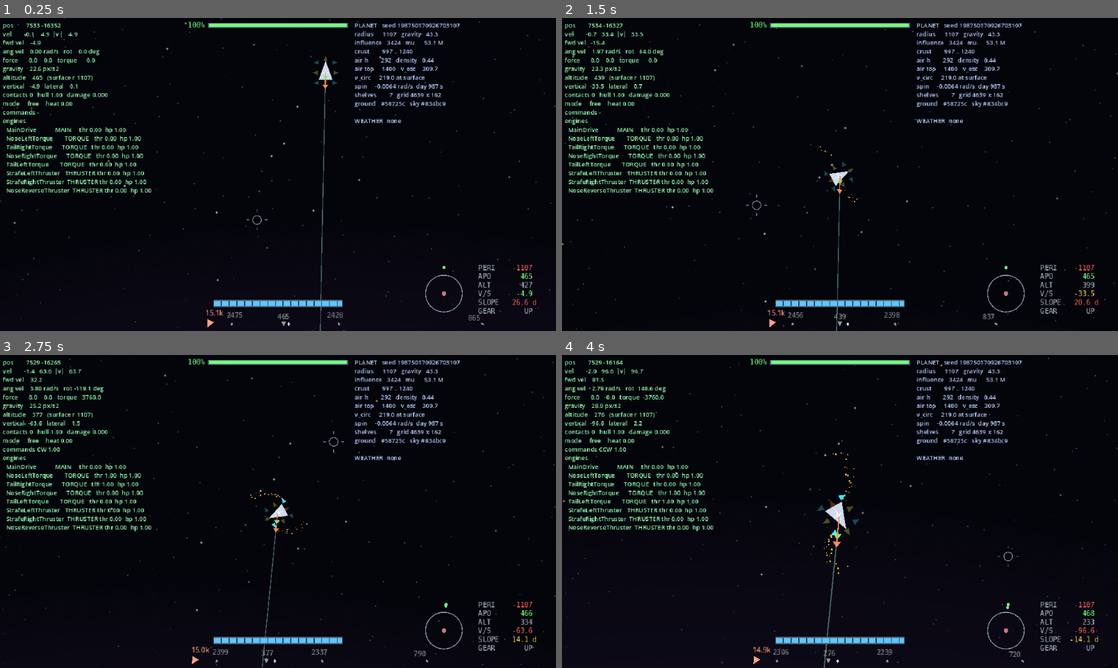
Above: before the commit, frames 1-4 (two rows, left to right).
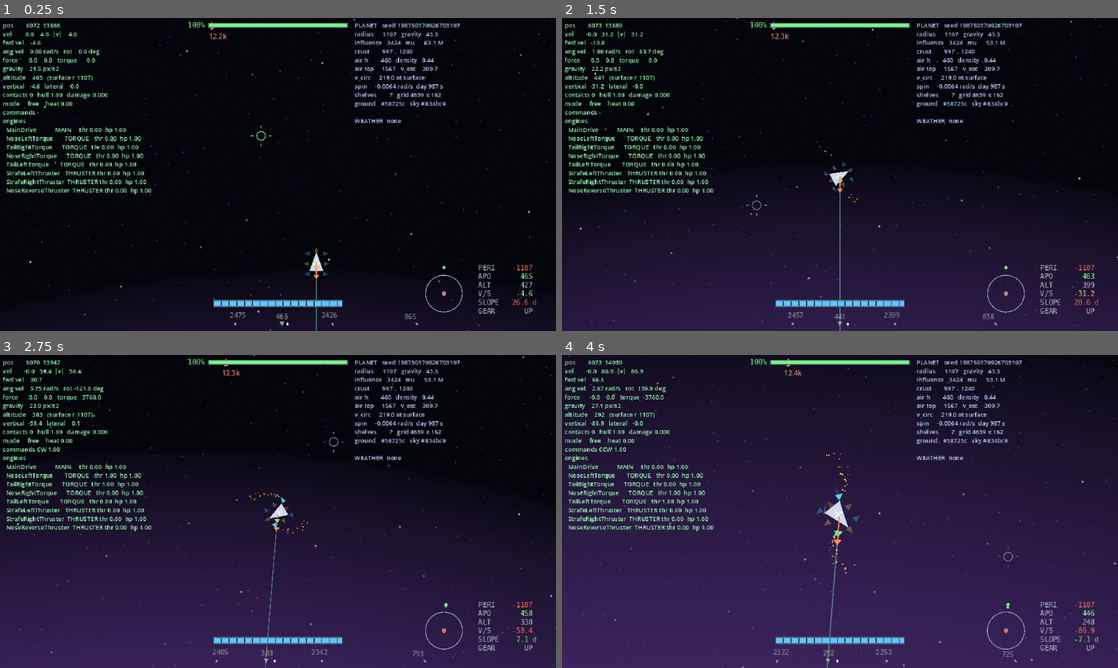
Above: after the commit, the same moments.

Repository: wroniasty/stardust
Game: Godot game, scene res://scenes/world.tscn
Same seed, same stepped clock (60 frames per second), same inputs: the game is played once before the commit and once after it.
Inputs (mouse positions are in pixels of both pictures, inside the frame that each line leads up to):
- Up to frame 1 (0.25 s): no input
- Up to frame 2 (1.5 s): tap Enter (ui_accept) at 0.5, 0.77 s; move the mouse to (962, 158) at 0.52 s; hold D (rotate_right) 0.53-1.25 s; hold B (boost) 0.53-1.25 s; click (962, 158) at 0.67 s; drag from (728, 190) to (812, 237) at 1.27 s
- Up to frame 3 (2.75 s): move the mouse to (333, 442) at 2.02 s; hold D (rotate_right) from 2.03 s (still down); tap Left (camera_rotate_left) at 2.1 s
- Up to frame 4 (4 s): release D (rotate_right) at 2.75 s; drag from (812, 574) to (673, 464) at 2.77 s; move the mouse to (1006, 558) at 3.52 s; hold A (rotate_left) from 3.53 s (still down); hold = (camera_zoom_in) from 3.53 s (still down); tap Enter (ui_accept) at 3.77 s

The runs differ from the first frame. In frame 1, 1.4% of the frame differs, in the area x 0-100%, y 0-100%; in frame 2, 37%; in frame 3, 51%; in frame 4, 87%.

Commit message:
Wells are patched, not summed, so a planet can be orbited
Reported from the cockpit: you cannot get into orbit round a planet.
Measured over three minutes, integrated the way the solver does: a
circular orbit at 1.6 planet radii came down into the ground, and orbits
at 2.6 and 4.0 radii left the well entirely. The same orbits with the
star taken out held to a tenth of a per cent.

The cause is not a tuning number. In a real system a ship orbiting a
planet barely feels the star, because the planet is falling towards the
star at the same rate and only the tide is left over. Ours are nailed
down, so a plain sum hands the ship the star's full pull and the planet
none of it -- a steady shove in one direction, not a perturbation. At
1.43 px/s^2 over a 54-second orbit that is two thousand pixels of
displacement per lap, more than the orbit radius.

So the wells are patched instead. Inside a body's well that body pulls
and the ones outside do not, which is what "the planet is carrying you"
has to look like when the planet cannot carry you. The seam is the fade
each well already has at its own edge, so a body hands the ship over
exactly as fast as it lets go. Orbits now hold to 0.1%, and the biggest
step in the field across the boundary is 0.25 of 5.28 px/s^2 -- a
gradient, not a cliff. Both are pinned.

This is also the answer to shrinking the star's reach so it misses the
planets: one radius cannot, because the planets are at different
distances, and a radius inside the first orbit would delete the star
from exactly where it should pull. The star's reach has holes in it
shaped like the planets' wells, which needs no number at all.

The orbit panel goes back to bodies with ground on them. Under patched
wells the star's panel was honest -- a ship between the orbits really is
on an exact conic round the star -- and useless, because there is
nowhere in a system outside the star's reach, so it was up the whole
time. A readout that is always on is one nobody reads.

The map now draws each body's air and its well: the two circles an
approach is about, and both only once they are bigger than the marker
standing in for the body. Atmosphere height moved into the model to make
that possible -- it is an orbital quantity, being what separates an
orbit that lasts from one that decays, and the map draws worlds nobody
has built. Its roll has one home now, and a test checks the ring the map
draws is the air the planet turns out to have.

842 assertions, no errors.

Co-Authored-By: Claude Opus 5 <noreply@anthropic.com>

Diff:
--- a/scripts/flight_hud.gd
+++ b/scripts/flight_hud.gd
@@ -113,14 +113,22 @@
 ## because outside that the conic it would draw is not the path the ship
 ## is on.
 ##
-## Any gravity source, not only a planet. Out between the orbits the star
-## is the one thing pulling, so the orbit panel belongs to it there -- and
-## before this it simply vanished, leaving the pilot with a direction
-## arrow while actually falling round something.
+## The body whose well the ship is in, and only if it is a body with
+## ground on it.
+##
+## The star is left out deliberately, and it was in for one commit. Under
+## patched wells a ship between the orbits really is falling round the
+## star on an exact conic, so the panel was honest -- and useless. It was
+## up the whole time, because there is nowhere in a system that is not
+## inside the star's reach, and a readout that is always on is a readout
+## nobody looks at. An orbit diagram earns its place when there is
+## something to arrive at; crossing between planets, the question is
+## which way and how fast, and that is the transfer widget's job.
 func host() -> GravityWell:
 	if _ship == null or not is_instance_valid(_ship):
 		return null
-	return GravityWell.dominant_at(get_tree(), _ship.global_position)
+	var local: GravityWell = GravityWell.local_at(get_tree(), _ship.global_position)
+	return local if local != null and local.has_ground() else null
 
 
 func _draw_hud() -> void:
--- a/scripts/gravity_well.gd
+++ b/scripts/gravity_well.gd
@@ -94,14 +94,79 @@
 	return wells
 
 
-## Sums the pull of every source that reaches `point`.
+## The pull at `point`: the body whose well it is in, and the ones further
+## out only to the extent that body has let go of it.
+##
+## **Not a sum, and the reason is that our planets do not move.** In a real
+## system a ship in orbit round a planet barely feels the star, because the
+## planet is falling towards the star at the same rate and only the
+## difference across the orbit -- the tide -- is left. Ours are nailed down
+## (IDEAS.md "Planety nie okrazaja gwiazdy"), so a plain sum gives the ship
+## the star's full pull while the planet takes none of it, and that is not
+## a perturbation, it is a steady shove in one direction.
+##
+## Measured, before this: a circular orbit at 1.6 planet radii came down
+## into the ground inside three minutes, and orbits at 2.6 and 4.0 radii
+## left the well entirely. The same orbits with the star taken out held to
+## a tenth of a per cent. A ship could not orbit a planet at all.
+##
+## So the wells are patched rather than added. Inside a body's well that
+## body pulls and the ones outside it do not, which is what "the planet is
+## carrying you" looks like when the planet cannot actually carry you. The
+## seam is the fade each well already has at its own edge: a body hands the
+## ship over exactly as fast as it lets go, so the field stays continuous
+## and nothing kicks on the way across.
 static func pull_at(tree: SceneTree, point: Vector2) -> Vector2:
+	return pull_from(all(tree), point)
+
+
+## The same, from a list gathered once. The trajectory predictor steps
+## hundreds of times and cannot afford a group lookup each step -- and has
+## to arrive at the same answer the ship does, so it calls the same code.
+static func pull_from(wells: Array[GravityWell], point: Vector2) -> Vector2:
+	var reaching: Array[GravityWell] = []
+	for well: GravityWell in wells:
+		if well.global_position.distance_to(point) < well.influence_radius:
+			reaching.append(well)
+	# Innermost first, by how far each reaches: a moon's well is inside its
+	# planet's, which is inside the star's. Sorting by reach rather than by
+	# distance is what makes that hold wherever in the well the ship is.
+	reaching.sort_custom(func(a: GravityWell, b: GravityWell) -> bool:
+		return a.influence_radius < b.influence_radius
+	)
+
 	var total: Vector2 = Vector2.ZERO
-	for source: Node in tree.get_nodes_in_group(GROUP):
-		var well: GravityWell = source as GravityWell
-		if well != null:
-			total += well.gravity_at(point)
+	var share: float = 1.0
+	for well: GravityWell in reaching:
+		total += well.gravity_at(point) * share
+		share *= 1.0 - well.hold_at(point)
+		if share <= 0.0:
+			break
 	return total
+
+
+## How firmly this well holds `point`: one well inside it, nought at its
+## edge and beyond. What is left over is what the next body out gets.
+func hold_at(point: Vector2) -> float:
+	var distance: float = global_position.distance_to(point)
+	if distance >= influence_radius:
+		return 0.0
+	return _edge_falloff(distance)
+
+
+## The innermost well `point` is inside, or null out in the dark.
+##
+## "Innermost" by reach, not by distance, for the same reason as above: a
+## ship low over a moon is nearer the moon than the planet, but it is the
+## narrower well that owns it either way.
+static func local_at(tree: SceneTree, point: Vector2) -> GravityWell:
+	var best: GravityWell = null
+	for well: GravityWell in all(tree):
+		if well.global_position.distance_to(point) >= well.influence_radius:
+			continue
+		if best == null or well.influence_radius < best.influence_radius:
+			best = well
+	return best
 
 
 ## Whether this body has a surface worth talking about: ground to land
@@ -122,28 +187,6 @@
 ## and has a surface to speak of.
 func surface_velocity_at(_point: Vector2) -> Vector2:
 	return Vector2.ZERO
-
-
-## The well that pulls hardest at `point`, if `point` is inside its reach.
-##
-## Not the nearest body: the nearest is always *some* body, and a conic
-## drawn around one that is not pulling here is a picture of a path the
-## ship is not on. Hardest-pulling is the honest answer and it needs no
-## special case for the star -- inside a planet's well the planet wins by
-## WELL_DOMINANCE because the layout made sure of it, and out between the
-## orbits the star is the only thing left.
-static func dominant_at(tree: SceneTree, point: Vector2) -> GravityWell:
-	var best: GravityWell = null
-	var strongest: float = 0.0
-	for source: Node in tree.get_nodes_in_group(GROUP):
-		var well: GravityWell = source as GravityWell
-		if well == null:
-			continue
-		var pull: float = well.gravity_at(point).length()
-		if pull > strongest:
-			strongest = pull
-			best = well
-	return best
 
 
 ## Radius above which nothing solid can exist. The surface, unless the body
--- a/scripts/planet.gd
+++ b/scripts/planet.gd
@@ -208,6 +208,7 @@
 		descriptor.radius,
 		descriptor.surface_gravity,
 		descriptor.well_radius,
+		descriptor.atmosphere_height,
 	)
 	_prebuilt = true
 
@@ -250,6 +251,7 @@
 		descriptor.radius,
 		descriptor.surface_gravity,
 		descriptor.well_radius,
+		descriptor.atmosphere_height,
 	)
 	rebuild()
 	global_position = descriptor.position_at(at_time)
@@ -443,6 +445,16 @@
 const GRAVITY_RANGE: Vector2 = Vector2(25.0, 60.0)
 const INFLUENCE_RATIO: Vector2 = Vector2(3.5, 6.0)
 
+## How often a world comes out airless, and how deep the air is otherwise
+## as a fraction of the surface radius.
+##
+## Named for the same reason as the three above: the system model rolls
+## this one too, because how much air a world has is a question an orbit
+## asks (it is what separates a decaying orbit from a lasting one) and the
+## map wants to draw it for worlds that have not been built yet.
+const AIRLESS_CHANCE: float = 0.2
+const AIR_RATIO: Vector2 = Vector2(0.25, 0.45)
+
 
 ## Rolls every parameter from a seed and builds the planet from them.
 ##
@@ -462,11 +474,21 @@
 ## thrown away when overridden, so the random stream stays aligned: the
 ## same seed gives the same terrain, weather and colours whether the size
 ## came from the system or from the roll.
+## How deep this world's air is, or zero for an airless rock. Static so
+## that the system model can roll it for a planet nobody has built yet --
+## the map draws the air of worlds that are still only descriptors.
+static func roll_air(rng: RandomNumberGenerator, radius: float) -> float:
+	if rng.randf() < AIRLESS_CHANCE:
+		return 0.0
+	return radius * rng.randf_range(AIR_RATIO.x, AIR_RATIO.y)
+
+
 func roll_parameters(
 	new_seed: int,
 	forced_radius: float = 0.0,
 	forced_gravity: float = 0.0,
 	forced_well: float = 0.0,
+	forced_air: float = -1.0,
 ) -> void:
 	planet_seed = new_seed
 
@@ -485,12 +507,12 @@
 	)
 	influence_radius = rolled_well if forced_well <= 0.0 else forced_well
 
-	if rng.randf() < 0.2:
-		atmosphere_height = 0.0
-		atmosphere_density = 0.0
-	else:
-		atmosphere_height = surface_radius * rng.randf_range(0.25, 0.45)
-		atmosphere_density = rng.randf_range(0.4, 1.0)
+	var rolled_air: float = roll_air(rng, surface_radius)
+	var thickness: float = rng.randf_range(0.4, 1.0)
+	atmosphere_height = rolled_air if forced_air < 0.0 else forced_air
+	# Airless is one fact, not two: a world with no air has no density
+	# either, however the density roll came out.
+	atmosphere_density = 0.0 if atmosphere_height <= 0.0 else thickness
 
 	surface_color = Color.from_hsv(rng.randf(), rng.randf_range(0.15, 0.45), rng.randf_range(0.30, 0.55))
 	atmosphere_color = Color.from_hsv(rng.randf(), rng.randf_range(0.30, 0.70), rng.randf_range(0.60, 0.95))
--- a/scripts/ship.gd
+++ b/scripts/ship.gd
@@ -1797,7 +1797,8 @@
 	return _gravity
 
 
-## Sums the pull of every gravity source that reaches `point`.
+## The pull of whatever owns `point`: see GravityWell.pull_at, which is
+## patched rather than summed because our planets do not move.
 func gravity_acceleration_at(point: Vector2) -> Vector2:
 	return GravityWell.pull_at(get_tree(), point)
 
--- a/scripts/star_system.gd
+++ b/scripts/star_system.gd
@@ -267,6 +267,7 @@
 	planet.display_name = "%s %s" % [display_name, char(98 + index)]
 	planet.radius = rng.randf_range(Planet.RADIUS_RANGE.x, Planet.RADIUS_RANGE.y)
 	planet.surface_gravity = rng.randf_range(Planet.GRAVITY_RANGE.x, Planet.GRAVITY_RANGE.y)
+	planet.atmosphere_height = Planet.roll_air(rng, planet.radius)
 	planet.set_parent_body(star)
 	star.children.append(planet)
 	bodies.append(planet)
@@ -318,6 +319,7 @@
 	moon.surface_gravity = rng.randf_range(
 		Planet.GRAVITY_RANGE.x, Planet.GRAVITY_RANGE.y * 0.6
 	)
+	moon.atmosphere_height = Planet.roll_air(rng, moon.radius)
 	moon.set_parent_body(planet)
 	moon.orbit_radius = planet.radius * rng.randf_range(MOON_ORBIT.x, MOON_ORBIT.y)
 	moon.orbit_phase = rng.randf() * TAU
--- a/scripts/system_body.gd
+++ b/scripts/system_body.gd
@@ -45,6 +45,14 @@
 ## only thing that knows, so the layout decides -- same reason radius and
 ## gravity live here (IDEAS.md "Gwiazda: ciagnie wszedzie").
 var well_radius: float = 0.0
+
+## How deep this body's air is, in pixels, or zero for an airless rock.
+## Negative means nobody has decided yet and the body should roll its own.
+##
+## Here because an orbit asks about it -- air is what separates an orbit
+## that lasts from one that decays -- and because the map draws it for
+## worlds that have never been built.
+var atmosphere_height: float = -1.0
 
 ## What it goes round, or null for the star.
 ##
--- a/scripts/system_map.gd
+++ b/scripts/system_map.gd
@@ -63,6 +63,11 @@
 ## the only window onto what the streaming manager is doing.
 const LIVE: Color = Color(0.92, 0.94, 0.97)
 const MODELLED: Color = Color(0.52, 0.56, 0.62)
+
+## The air, in the colour air is. Not the body's own colour: the two
+## rings round a planet say different things, and telling them apart at a
+## glance is the only reason to draw both.
+const AIR: Color = Color(0.45, 0.70, 1.00)
 
 ## Marker sizes, by kind. A star is a disc, a planet a ring, a moon a small
 ## ring, a station a square: shapes rather than colours, because at eight
@@ -371,6 +376,23 @@
 	if body == _picked:
 		colour = PICK
 
+	# How far this body reaches, drawn before the body so the body sits on
+	# top of its own rings. Both are things a pilot plans against rather
+	# than looks at: the well is where a transfer stops being a straight
+	# line and starts being an arrival, and the air is where aerobraking
+	# begins and where an orbit stops lasting.
+	#
+	# Each appears only once it is bigger than the marker standing in for
+	# the body, which at system scale is never -- a well is a few thousand
+	# pixels against a system of hundreds of thousands. Zoom to a planet
+	# and they are the two circles the approach is about.
+	var well: float = body.well_radius * scale
+	if well > PLANET_SIZE + 2.0:
+		_dotted_ring(at, well, Color(colour, 0.35))
+	var air: float = (body.radius + maxf(body.atmosphere_height, 0.0)) * scale
+	if body.atmosphere_height > 0.0 and air > PLANET_SIZE + 1.5:
+		_canvas.draw_arc(at, air, 0.0, TAU, 48, Color(AIR, colour.a), 1.0)
+
 	# The body's real size, once the map is close enough for it to be
 	# bigger than the marker standing in for it. At system scale a planet
 	# is a tenth of a pixel and the marker is all there is; zoomed to a
@@ -393,6 +415,19 @@
 				false,
 				1.0,
 			)
+
+
+## A ring of short strokes. The gravity well is a boundary rather than a
+## surface, and a solid circle beside the solid circle of the ground
+## reads as a second ground.
+func _dotted_ring(at: Vector2, radius: float, colour: Color) -> void:
+	var step: float = DASH / maxf(radius, 1.0)
+	var gap: float = DASH_GAP / maxf(radius, 1.0)
+	var angle: float = 0.0
+	while angle < TAU:
+		var to: float = minf(angle + step, TAU)
+		_canvas.draw_arc(at, radius, angle, to, 3, colour, 1.0)
+		angle = to + gap
 
 
 ## Where the ship is going if it does nothing, dashed.
--- a/scripts/trajectory_predictor.gd
+++ b/scripts/trajectory_predictor.gd
@@ -103,9 +103,10 @@
 	path.append(at)
 
 	for i: int in range(count):
-		var acceleration: Vector2 = Vector2.ZERO
-		for well: GravityWell in wells:
-			acceleration += well.gravity_at(at)
+		# The ship's own sum, not a second one: the line on the screen and
+		# the path the solver takes have to come from one rule, and the
+		# patching in it is not something to reimplement by eye.
+		var acceleration: Vector2 = GravityWell.pull_from(wells, at)
 		# Semi-implicit Euler, matching the solver: velocity first, then use it.
 		velocity += acceleration * step
 		at += velocity * step
--- a/tools/smoke_test.gd
+++ b/tools/smoke_test.gd
@@ -979,6 +979,7 @@
 			_check_system_model(_planet)
 			_check_star()
 			_check_orbit_host()
+			_check_reach_on_the_map()
 			_check_daylight()
 			_check_bindings()
 			_check_streaming()
@@ -4025,8 +4026,8 @@
 		"and its reach covers the outermost orbit, so deep space is not a vacuum of force",
 	)
 	_expect(
-		GravityWell.pull_at(self, out).length() >= pull,
-		"a ship sums it with the rest rather than choosing between them",
+		is_equal_approx(GravityWell.pull_at(self, out).length(), pull),
+		"and out where nothing else reaches, the star is the whole of it",
 	)
 
 	_expect(
@@ -4281,6 +4282,56 @@
 	)
 
 
+## What the map draws round a body is what the body is.
+##
+## The map is drawn from the model, for worlds that may never be built,
+## so the model has to carry the air -- and the moment two places hold the
+## same number, one of them starts lying. This checks they do not.
+func _check_reach_on_the_map() -> void:
+	var airless: int = 0
+	var breathing: int = 0
+	var wrong_air: int = 0
+	var wrong_well: int = 0
+	for seed_index: int in range(40):
+		var system: StarSystem = StarSystem.generate(seed_index)
+		for body: SystemBody in system.bodies:
+			if body.kind != SystemBody.Kind.PLANET and body.kind != SystemBody.Kind.MOON:
+				continue
+			if body.atmosphere_height > 0.0:
+				breathing += 1
+			else:
+				airless += 1
+			if body.well_radius <= body.radius:
+				wrong_well += 1
+	_expect(
+		wrong_well == 0 and breathing > 0 and airless > 0,
+		"every world in the model carries its own reach (%d with air, %d without)" % [
+			breathing, airless,
+		],
+	)
+
+	# And the built planet agrees with it, because the map would otherwise
+	# be drawing a ring the pilot flies through and finds nothing at.
+	var sample: StarSystem = StarSystem.generate(20260922)
+	var planet: Planet = (load(PLANET_SCENE) as PackedScene).instantiate() as Planet
+	root.add_child(planet)
+	for body: SystemBody in sample.planets():
+		planet.adopt(body)
+		if absf(planet.atmosphere_radius() - planet.surface_radius - body.atmosphere_height) > 0.01:
+			wrong_air += 1
+		if absf(planet.influence_radius - body.well_radius) > 0.01:
+			wrong_well += 1
+	_expect(
+		wrong_air == 0,
+		"the air the map draws is the air the planet turns out to have",
+	)
+	_expect(
+		wrong_well == 0,
+		"and so is the well",
+	)
+	planet.free()
+
+
 ## Which body the orbit readout belongs to, and the answer out in the dark.
 func _check_orbit_host() -> void:
 	var system: StarSystem = StarSystem.generate(20260922)
@@ -4293,53 +4344,91 @@
 	planet.body = world
 	root.add_child(planet)
 
-	# Low over the planet, the planet is what you are flying round.
-	var low: Vector2 = planet.global_position + Vector2(planet.surface_radius * 1.4, 0.0)
-	_expect(
-		GravityWell.dominant_at(self, low) == planet,
-		"close in, the planet is what the readout is about",
-	)
-	# Out to where the well starts letting go, it still is -- and not one
-	# step further, which is the honest answer rather than the tidy one.
-	# WELL_DOMINANCE is set on the raw inverse square, but the field is
-	# faded to nothing over the outer tenth so that crossing the boundary
-	# is not a kick. Inside that last tenth the planet really has stopped
-	# holding on, so the star really is what the ship is falling round,
-	# and the readout says so. The handover lands in the fade, where the
-	# planet is already giving the ship up.
+	# Anywhere inside its well, the planet is what owns the ship -- right
+	# out to the edge, not just to where the fade begins. That is the
+	# whole of the patching rule: whose well you are in, not who pulls
+	# hardest at this exact pixel.
 	var out: Vector2 = (planet.global_position - star.global_position).normalized()
-	var holding: Vector2 = planet.global_position + out * planet.influence_radius * 0.89
-	_expect(
-		GravityWell.dominant_at(self, holding) == planet,
-		"and still is right out to where the well starts fading (0.89 of it)",
-	)
-	var fading: Vector2 = planet.global_position + out * planet.influence_radius * 0.995
-	_expect(
-		GravityWell.dominant_at(self, fading) == star,
-		"while in the last of the fade the star has it, because by then the planet has let go",
-	)
-	# Out between the orbits there is nothing but the star, and before this
-	# the panel simply went away and left an arrow.
+	for share: float in [0.2, 0.89, 0.995]:
+		var at: Vector2 = planet.global_position + out * planet.influence_radius * share
+		_expect(
+			GravityWell.local_at(self, at) == planet,
+			"at %.0f%% of the well the planet is still the one that owns the ship" % (
+				share * 100.0
+			),
+		)
+	var beyond: Vector2 = planet.global_position + out * planet.influence_radius * 1.02
+	_expect(
+		GravityWell.local_at(self, beyond) == star,
+		"and a step past the edge it is the star",
+	)
+
+	# Out between the orbits the star owns the ship and really is what it
+	# is falling round -- and the orbit panel still does not appear,
+	# because there is nowhere in a system outside the star's reach and a
+	# readout that is always up is one nobody reads.
 	var between: Vector2 = Vector2(
 		(world.orbit_radius + system.planets()[1].orbit_radius) * 0.5, 0.0
 	)
 	_expect(
-		GravityWell.dominant_at(self, between) == star,
+		GravityWell.local_at(self, between) == star,
 		"out between the orbits it is the star, which is the only thing pulling",
 	)
 	_expect(
-		star.orbit_state(between, Vector2(0.0, star.circular_orbit_speed(between.length())))
-			== GravityWell.OrbitState.ORBIT,
-		"and a circular orbit of the star reads as an orbit, like any other",
-	)
-	_expect(
 		not star.has_ground() and planet.has_ground(),
-		"a star has nothing to land on and says so, so the readout drops the landing rows",
+		"a star has nothing to land on, so the orbit panel is not its business",
 	)
 	_expect(
 		is_equal_approx(star.atmosphere_radius(), star.surface_radius)
 		and is_equal_approx(star.terrain_ceiling(), star.surface_radius),
 		"and its ground and its air are both just its surface",
+	)
+
+	# The property the whole patching rule exists for: a ship can orbit a
+	# planet with the star in the sky. Integrated the way the solver does,
+	# through the same sum the solver uses.
+	for altitude: float in [1.6, 2.6]:
+		var radius: float = planet.surface_radius * altitude
+		var at: Vector2 = planet.global_position + Vector2(radius, 0.0)
+		var velocity: Vector2 = Vector2(0.0, planet.circular_orbit_speed(radius))
+		var step: float = 1.0 / float(Engine.physics_ticks_per_second)
+		var low: float = INF
+		var high: float = 0.0
+		for tick: int in range(roundi(120.0 / step)):
+			velocity += GravityWell.pull_at(self, at) * step
+			at += velocity * step
+			var gap: float = planet.global_position.distance_to(at)
+			low = minf(low, gap)
+			high = maxf(high, gap)
+		_expect(
+			low > radius * 0.97 and high < radius * 1.03,
+			"a circular orbit at %.1f radii holds for two minutes with the star up (%+.1f%% / %+.1f%%)"
+				% [altitude, 100.0 * (low - radius) / radius, 100.0 * (high - radius) / radius],
+		)
+
+	# And the handover is smooth. A planet that gave the ship up to the
+	# star in one frame would kick it across the boundary, which is the
+	# thing the edge fade has always been for.
+	var crossing: Array[float] = []
+	for index: int in range(81):
+		var share: float = 0.80 + 0.005 * float(index)
+		crossing.append(GravityWell.pull_at(
+			self, planet.global_position + out * planet.influence_radius * share
+		).length())
+	var biggest: float = 0.0
+	var falling: bool = true
+	for i: int in range(1, crossing.size()):
+		biggest = maxf(biggest, absf(crossing[i] - crossing[i - 1]))
+		falling = falling and crossing[i] <= crossing[i - 1] + 0.0001
+	_expect(
+		falling,
+		"the pull only ever falls on the way out of a well -- nothing steps up at the seam",
+	)
+	_expect(
+		biggest < crossing[0] * 0.2,
+		"and the biggest step between samples is a gradient, not a cliff (%.3f of %.3f)" % [
+			biggest, crossing[0],
+		],
 	)
 
 	planet.free()
Not shown, changed: IDEAS.md
Not shown, changed: PLAN.md
